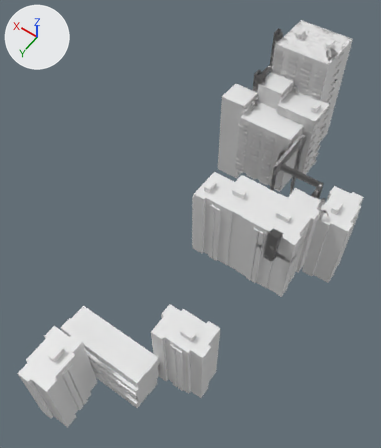
Two versions of the OBJ model dist/data/maps/grassy/grasstown.obj, one commit apart.
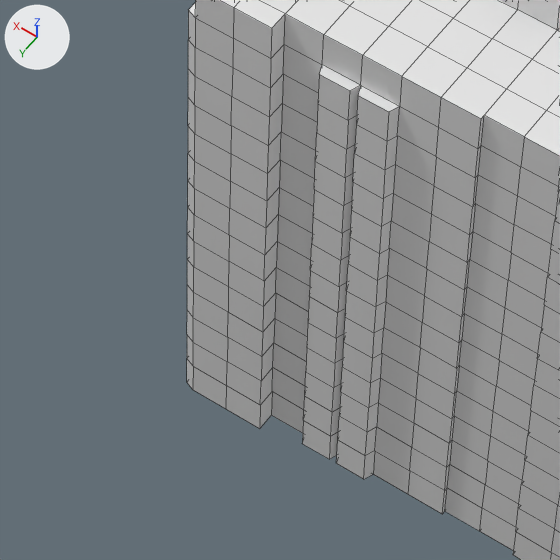
Each version appears first whole from a 50 mm lens placed at (-10909.0, 19028.0, 18165.0), pointed at (-2247.0, 6902.0, -890.0), and next in a close-up on the part from 44% to 64% of the width and 44% to 61% of the height. The lights are fixed; the arrows at upper left show +X, +Y and +Z. The close-ups show mesh edges as thin lines. Materials are left out; every surface is plain grey. Where no turn or scale is listed for an object, it has been applied to the vertices. Vertices at the same position are counted once.

Before the edit, the objects in view are built like this:
```python
me_объект_плоскость_1 = bpy.data.meshes.new('Объект_Плоскость.1')
me_объект_плоскость_1.from_pydata(...)  # 8 vertices, 5 faces; spans x -6000.0..-5880.0, y 4985.0..4995.0, z -270.0..-70.0
# faces by material slot: [1, 1, 2, 1]
me_объект_плоскость_1.materials.append(mat_textures_grassy_grasstown_png)
me_объект_плоскость_1.materials.append(mat_textures_grassy_ceil2_png)
me_объект_плоскость_1.materials.append(mat_textures_grassy_podezdwall_png)
me_объект_плоскость_1.materials.append(mat_textures_grassy_lenolium_png)
me_объект_плоскость_2_2 = bpy.data.meshes.new('Объект_Плоскость.2_2')
me_объект_плоскость_2_2.from_pydata(...)  # 2322 vertices, 2263 faces; spans x -7155.0..-2225.0, y 2600.0..6750.0, z -2970.0..1350.0
me_объект_плоскость_2_2.materials.append(mat_textures_grassy_grasstown_png)
ob_объект_плоскость_1 = bpy.data.objects.new('Объект_Плоскость.1', me_объект_плоскость_1)
ob_объект_плоскость_1.location = (0.0, 0.0, 0.0)
ob_объект_плоскость_2_2 = bpy.data.objects.new('Объект_Плоскость.2_2', me_объект_плоскость_2_2)
ob_объект_плоскость_2_2.location = (0.0, 0.0, 0.0)
```
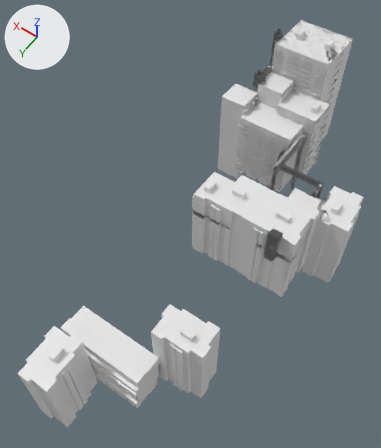
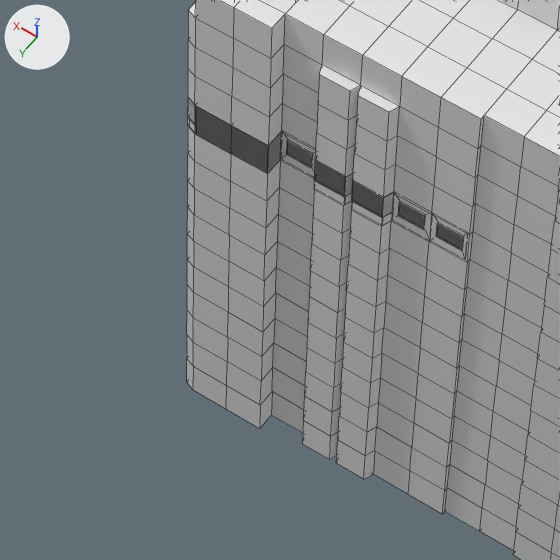
Boxes [x1, y1, x2, y2] around the edits, measured in the close-ups (560 x 560 px):
'Объект_Плоскость.1', reshaped (not visible before): after [188, 101, 463, 250]

What the commit changed:
me_объект_плоскость_1 is used by ob_объект_плоскость_1; location (0.0, 0.0, 0.0).
me_объект_плоскость_1 had 8 vertices, 5 faces and spanned x -6000.0..-5880.0, y 4985.0..4995.0, z -270.0..-70.0.
me_объект_плоскость_1 now has 298 vertices, 239 faces and spans x -4175.0..-2225.0, y 5255.0..6750.0, z -270.0..0.0.
me_объект_плоскость_1 part 1: 298 vertices added at x -4175.0..-2225.0, y 5255.0..6750.0, z -270.0..0.0.
